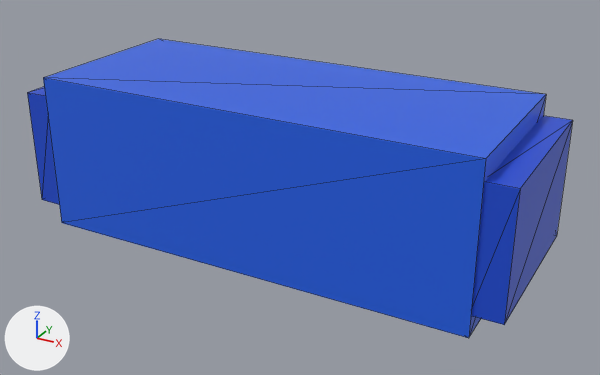
The glTF model public/models/products/groceries/biscuits-pack.glb as it was, and as the next commit left it.
The view is the same before and after, from a 50 mm lens placed at (0.153, -0.268, 0.157), pointed at (0.007, -0.002, 0.024). Lighting does not change. The marker at lower left points along +X, +Y and +Z. The older version comes first. Mesh edges are drawn as thin lines. Where no turn or scale is listed for an object, it has been applied to the vertices. Vertices at exactly the same position are counted once.

Names of what the first picture shows: 'Biscuits_Wrap', 'Crimp_L', 'Crimp_R'.
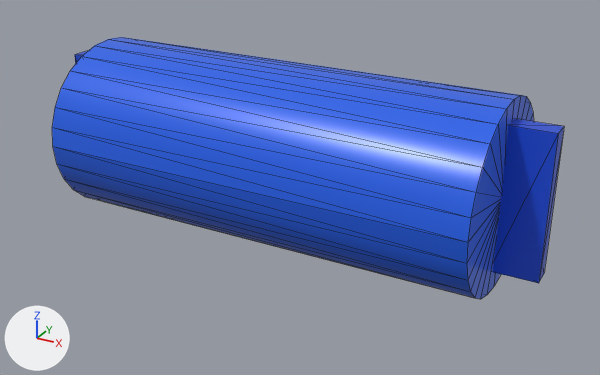
The edits, one by one:
me_biscuits_wrap_mesh is used by ob_biscuits_wrap; parent ob_product_biscuits_pack; location (0.0, 0.0, 0.032).
me_biscuits_wrap_mesh had 8 vertices, 12 faces and spanned x -0.09..0.09, y -0.037..0.037, z -0.032..0.032.
me_biscuits_wrap_mesh now has 60 vertices, 112 faces and spans x -0.036..0.036, y -0.036..0.036, z -0.087..0.087.
me_biscuits_wrap_mesh part 1: the whole mesh is rebuilt.
me_crimp_l_mesh is used by ob_crimp_l; location (-0.095, 0.0, 0.032).
me_crimp_l_mesh had 8 vertices, 12 faces and spanned x -0.006..0.006, y -0.036..0.036, z -0.024..0.024.
me_crimp_l_mesh now has 8 vertices, 12 faces and spans x -0.009..0.009, y -0.004..0.004, z -0.028..0.028.
me_crimp_l_mesh part 2: the whole mesh is scaled about its middle by (1.5, 0.111, 1.17).
me_crimp_r_mesh is used by ob_crimp_r; location (0.095, 0.0, 0.032).
me_crimp_r_mesh had 8 vertices, 12 faces and spanned x -0.006..0.006, y -0.036..0.036, z -0.024..0.024.
me_crimp_r_mesh now has 8 vertices, 12 faces and spans x -0.009..0.009, y -0.004..0.004, z -0.028..0.028.
me_crimp_r_mesh part 3: the whole mesh is scaled about its middle by (1.5, 0.111, 1.17).
Object 'Biscuits_Wrap' (ob_biscuits_wrap) moves from (0.0, 0.0, 0.032) to (0.0, 0.0, 0.036).
Object 'Biscuits_Wrap' (ob_biscuits_wrap) turns from (0, 0, 0) to (0, -90, 0) degrees about x, y and z.
Object 'Biscuits_Wrap' (ob_biscuits_wrap) is rescaled from (1.0, 1.0, 1.0) to (1.0, 1.08, 1.0).
Object 'Crimp_L' (ob_crimp_l) moves from (-0.095, 0.0, 0.032) to (-0.095, 0.0, 0.036).
Object 'Crimp_R' (ob_crimp_r) moves from (0.095, 0.0, 0.032) to (0.095, 0.0, 0.036).

Location of each change, (x1, y1, x2, y2) in pixels of the pictures (600 x 375 px):
'Biscuits_Wrap', reshaped, moved, turned, rescaled: before (43, 39, 546, 338); after (52, 37, 534, 299)
'Crimp_R', moved, rescaled (29% narrower, 21% shorter): before (472, 116, 573, 325); after (493, 119, 564, 283)
'Crimp_L', moved, rescaled (mostly hidden afterwards): before (27, 87, 59, 204); after (75, 51, 88, 64)
